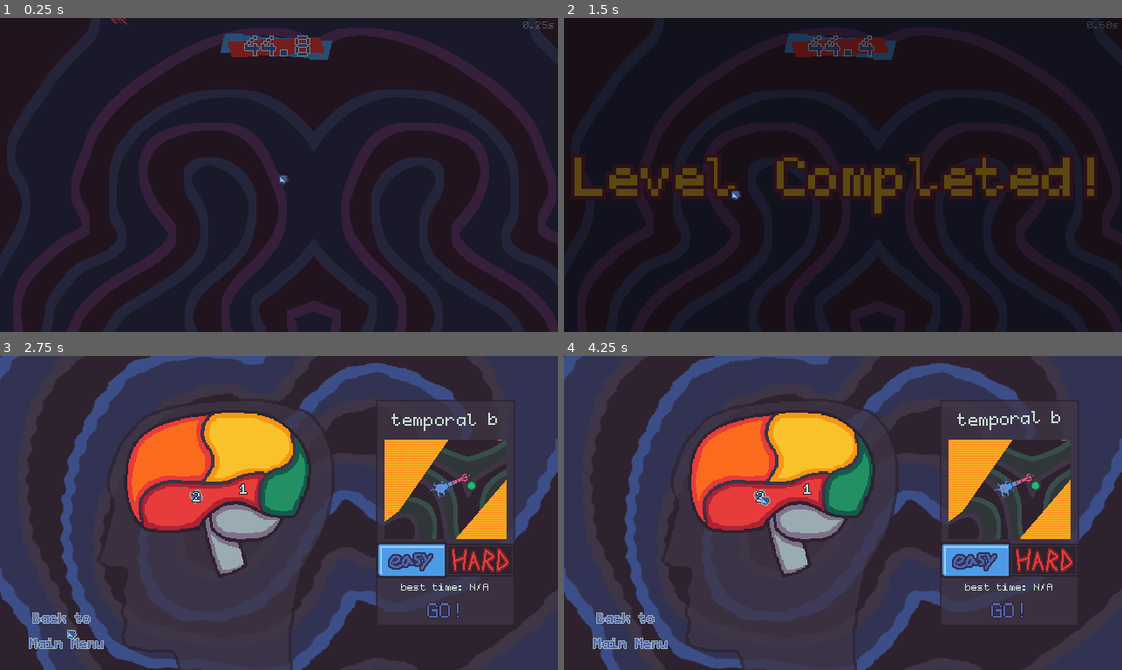
Above: before the commit, frames 1-4 (two rows, left to right).
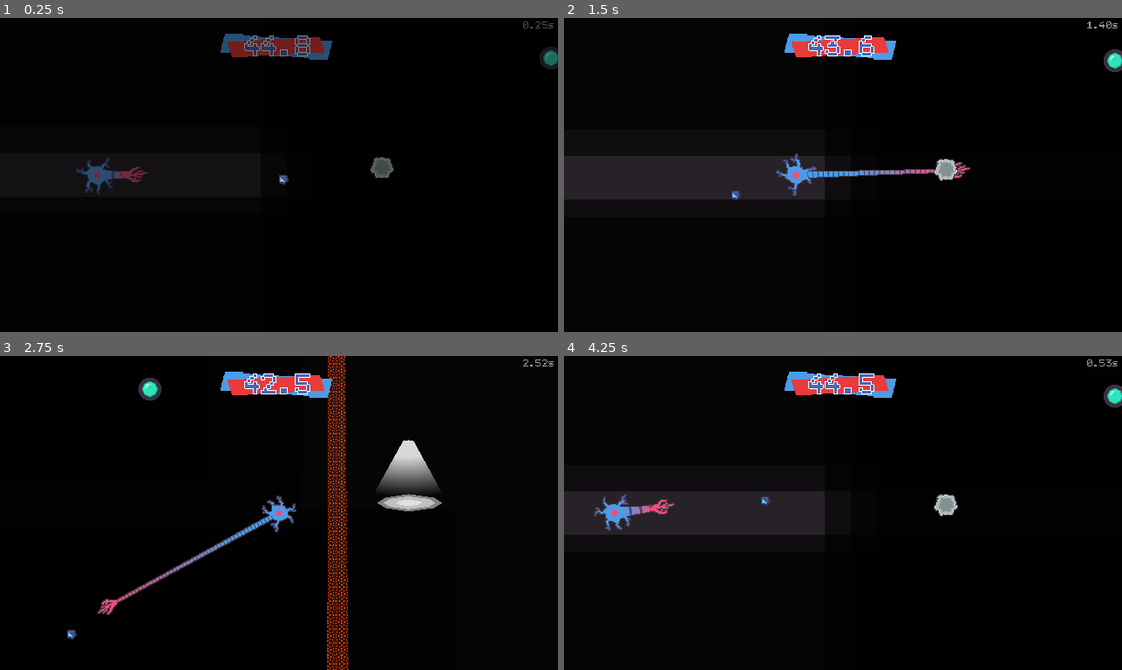
Above: after the commit, the same moments.

Repository: bnhrl/MomentumIsEverythingCountDown
Game: Godot game, scene res://Game/Levels/LevelBonus1/level_bonus_1.tscn
The game is run twice, just before and just after one commit, with the same random seed, the same clock (stepped at 60 frames per second) and the same inputs. This scene is started directly instead of the project's main scene. Sound files missing from this copy of the repository are replaced by a short silence.
Inputs (mouse positions are in pixels of both pictures, inside the frame that each line leads up to):
- Up to frame 1 (0.25 s): no input
- Up to frame 2 (1.5 s): move the mouse to (965, 159) at 0.52 s; hold D (right) 0.53-1.28 s; click (965, 159) at 0.6 s; move the mouse to (731, 190) at 1.27 s; hold S (down) from 1.28 s (still down); tap Space (reserve_ion) at 1.35 s
- Up to frame 3 (2.75 s): move the mouse to (66, 629) at 2.02 s; release S (down) at 2.03 s; hold D (right) from 2.03 s (still down); click (66, 629) at 2.1 s
- Up to frame 4 (4.25 s): move the mouse to (809, 487) at 2.77 s; release D (right) at 2.78 s; hold W (up) 2.78-3.53 s; tap Space (reserve_ion) at 2.85 s; move the mouse to (759, 497) at 3.52 s; hold A (left) from 3.53 s (still down); click (759, 497) at 3.6 s

The runs differ from the first frame. In frame 1, 94% of the frame differs, in the area x 0-100%, y 0-100%; in frame 2, 59%; in frame 3, 100%; in frame 4, 98%.

Commit message:
Bonus Level 1 Mostly done

Diff:
--- a/Game/Levels/LevelBonus1/level_bonus_1.tscn
+++ b/Game/Levels/LevelBonus1/level_bonus_1.tscn
@@ -3,26 +3,35 @@
 [ext_resource type="PackedScene" uid="uid://co1sgdv2x4nyr" path="res://Game/Levels/_Base/level.tscn" id="1_ygyb2"]
 [ext_resource type="PackedScene" uid="uid://b1aob121surnv" path="res://Game/PolygonWalls/polygon_wall.tscn" id="2_4wv6u"]
 [ext_resource type="Shader" uid="uid://wu085sklw13i" path="res://Assets/Shaders/world_tiling_2d.gdshader" id="2_13ugc"]
+[ext_resource type="Texture2D" uid="uid://ogmg54ge4mqi" path="res://Assets/Textures/background_2.png" id="3_16xm3"]
 [ext_resource type="PackedScene" uid="uid://b4ofsy8drss" path="res://Game/CompletionZone/completion_zone.tscn" id="3_rf2eo"]
-[ext_resource type="Texture2D" uid="uid://ba7lcy4dmafoi" path="res://Assets/Textures/background_1.png" id="3_x5grr"]
 [ext_resource type="PackedScene" uid="uid://d3xhd06mdlv8l" path="res://Game/Enemies/WhiteBloodCell/white_blood_cell.tscn" id="4_13ugc"]
 [ext_resource type="PackedScene" uid="uid://b26pe4dttgfvl" path="res://Game/DeathPits/death_pit.tscn" id="5_x5grr"]
+[ext_resource type="PackedScene" uid="uid://bvoyf8gip103i" path="res://Game/Interactable/Gate/gate.tscn" id="8_16xm3"]
+[ext_resource type="PackedScene" uid="uid://bs2swopl87icu" path="res://Game/Interactable/WorldButton/world_button.tscn" id="9_efycv"]
 
 [sub_resource type="ShaderMaterial" id="ShaderMaterial_16xm3"]
 shader = ExtResource("2_13ugc")
-shader_parameter/tile_texture = ExtResource("3_x5grr")
+shader_parameter/tile_texture = ExtResource("3_16xm3")
 shader_parameter/tile_size = Vector2(720, 1280)
 shader_parameter/rotation = 0.0
 shader_parameter/autoscroll = false
 
 [node name="LevelBonus1" unique_id=1414133645 instance=ExtResource("1_ygyb2")]
 
+[node name="Bounds" parent="." index="0" unique_id=1811867841]
+offset_left = 7.0
+offset_top = -33.0
+offset_right = 1234.0
+offset_bottom = 429.0
+
 [node name="PlayerSpawnPoint" parent="." index="1" unique_id=1452407390]
-position = Vector2(104, -32)
+position = Vector2(118.16, 197.725)
 
 [node name="Background" parent="." index="4" unique_id=675105712]
+visible = false
 material = SubResource("ShaderMaterial_16xm3")
-position = Vector2(1, 1)
+position = Vector2(42, 1)
 
 [node name="PolygonWalls" parent="WallLayer" parent_id_path=PackedInt32Array(332655601) index="1" unique_id=576414089]
 position = Vector2(-14, 55)
@@ -32,11 +41,36 @@
 polygon = PackedVector2Array(51, 16, 42.20749, -12.291318, -2, -2, -2, 2)
 
 [node name="CompletionZone0" parent="CompletionZones" parent_id_path=PackedInt32Array(1863227345) index="0" unique_id=241888325 instance=ExtResource("3_rf2eo")]
-position = Vector2(132, -49)
+position = Vector2(934.54, 194.73)
 
-[node name="WhiteBloodCell0" parent="." index="15" unique_id=613541596 instance=ExtResource("4_13ugc")]
-position = Vector2(45, -66)
+[node name="WorldButton0" parent="Interactables" parent_id_path=PackedInt32Array(1223907740) index="0" unique_id=1576954058 instance=ExtResource("9_efycv")]
+position = Vector2(638.585, 64)
 
-[node name="DeathPit0" parent="." index="16" unique_id=1582885165 instance=ExtResource("5_x5grr")]
-position = Vector2(93, -213)
-polygon = PackedVector2Array(14, 1, 0, 5, -5, 0, 0, -5, 16, -5)
+[node name="Gate" parent="Interactables" parent_id_path=PackedInt32Array(1223907740) index="1" unique_id=1337174415 instance=ExtResource("8_16xm3")]
+position = Vector2(846.84, 186)
+rotation = 1.5707964
+polygon = PackedVector2Array(396, 5.9999695, -275, 4, -275, -14, 395, -21.00003)
+
+[node name="DeathPit1" parent="DeathPits" parent_id_path=PackedInt32Array(1192831106) index="0" unique_id=1497696899 instance=ExtResource("5_x5grr")]
+position = Vector2(303, 305)
+polygon = PackedVector2Array(684, -103, 684, 30, 684, 146, 84, 142, -526, 146, -526, -103)
+
+[node name="DeathPit2" parent="DeathPits" parent_id_path=PackedInt32Array(1192831106) index="1" unique_id=1582885165 instance=ExtResource("5_x5grr")]
+position = Vector2(301.34, 54)
+polygon = PackedVector2Array(511, -103, 512, 13, 511, 148, 80, 148, -524, 148, -524, -103)
+
+[node name="DeathPit3" parent="DeathPits" parent_id_path=PackedInt32Array(1192831106) index="2" unique_id=951663010 instance=ExtResource("5_x5grr")]
+position = Vector2(454.34, 209)
+rotation = 1.5707964
+polygon = PackedVector2Array(511.99994, -1364.66, 512, 13, 511, 148, 80, 148, -524, 148, -525.00006, -1364.66)
+
+[node name="DeathPit4" parent="DeathPits" parent_id_path=PackedInt32Array(1192831106) index="3" unique_id=2051988687 instance=ExtResource("5_x5grr")]
+position = Vector2(-102.99997, 198)
+rotation = 1.5707964
+polygon = PackedVector2Array(511, -103, 512, 13, 511, 148, 80, 148, -524, 148, -524, -103)
+
+[node name="WhiteBloodCell1" parent="Enemies" parent_id_path=PackedInt32Array(1295879779) index="0" unique_id=1726084048 instance=ExtResource("4_13ugc")]
+position = Vector2(445, 190)
+speed = 0.0
+
+[connection signal="pressed" from="Interactables/WorldButton0" to="Interactables/Gate" method="disable"]
